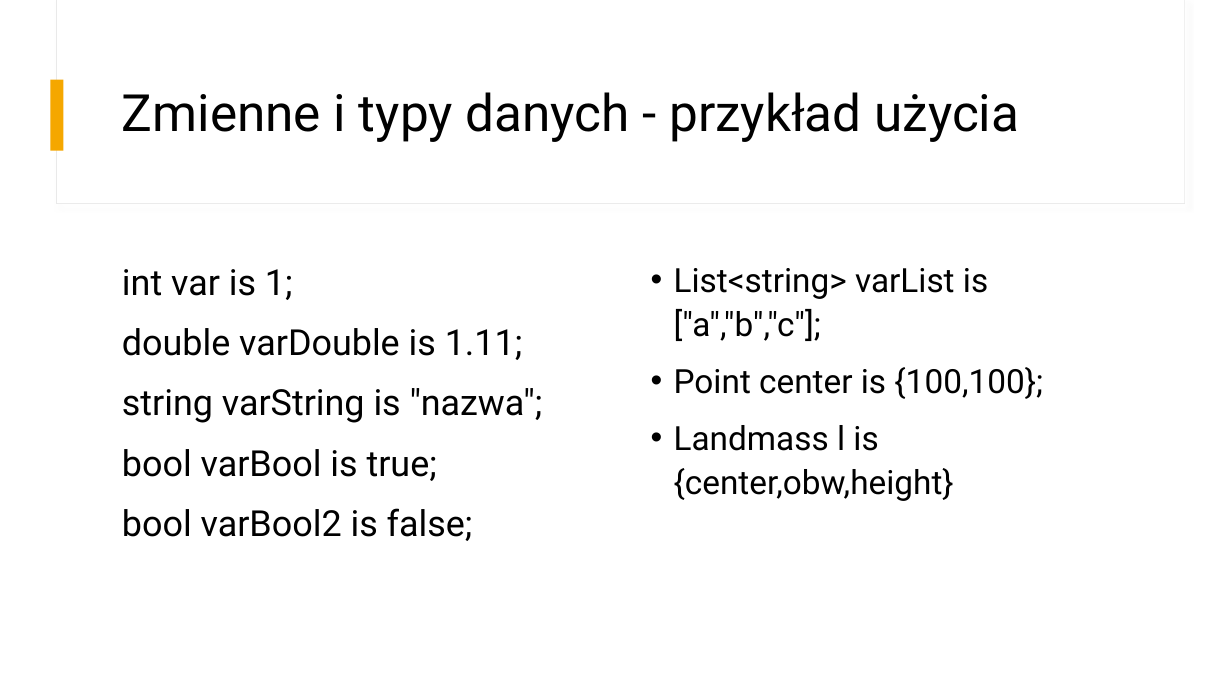
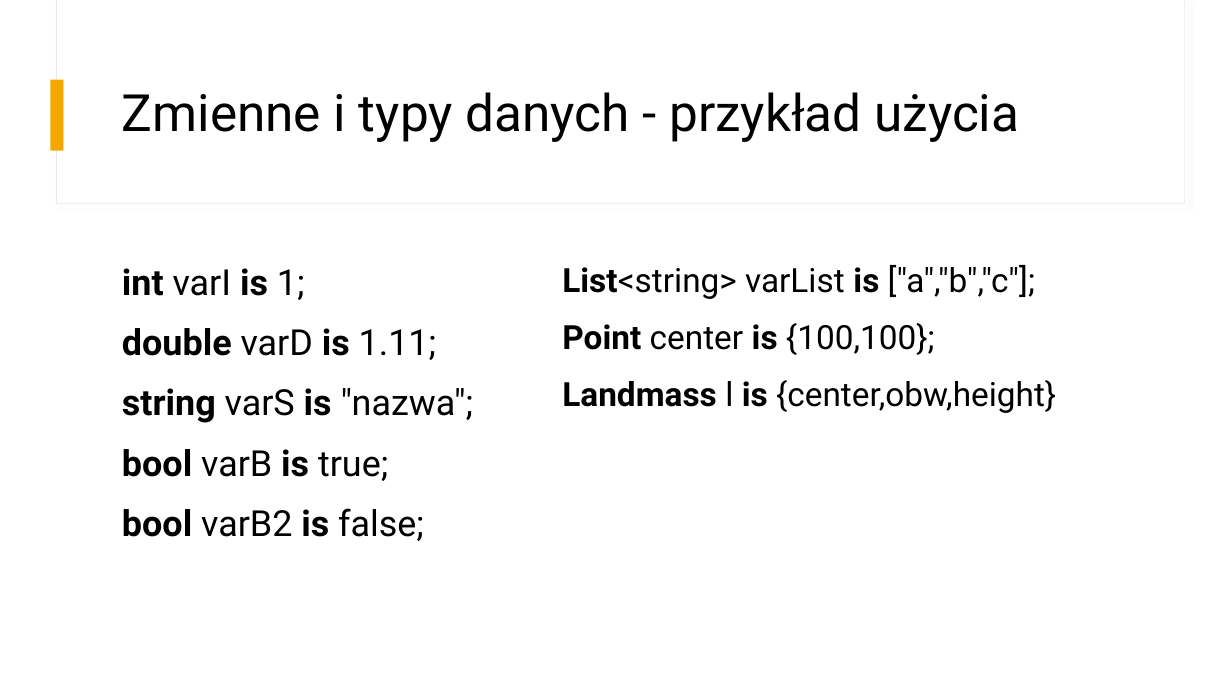
Before and after one commit to pknot212121/MapS, a slide deck: slide 4 of Prezentacja.pptx. Drawn at 1232x693 pixels with LibreOffice and Linux fonts; fonts in the diff are those of the drawing. Boxes give left, top, right and bottom in pixels: in the first picture for what was removed or moved away, otherwise in the second. Text is boxed around its words. In the diff, an @@ line names an element or a change of style, - is before the commit and + after.

```diff
--- a/Prezentacja.pptx
+++ b/Prezentacja.pptx
@@ text at (122,268,474,541): text changed @@
-int var is 1;
-double varDouble is 1.11;
-string varString is "nazwa";
-bool varBool is true;
-bool varBool2 is false;
+int varI is 1;
+double varD is 1.11;
+string varS is "nazwa";
+bool varB is true;
+bool varB2 is false;
@@ text "List<string> varList is ["a","b","c"];": place and size @@
-text "List<string> varList is ["a","b","c"];" at (674,268,1043,501)
+text "List<string> varList is ["a","b","c"];" at (562,265,1056,413)
@@ text "List<string> varList is ["a","b","c"];" at (562,265,1056,413): bold on in "List<string> is", "Point is", "Landmass is"; bullet • to none @@
```
Also in this commit, not shown: 6 other slides changed.
